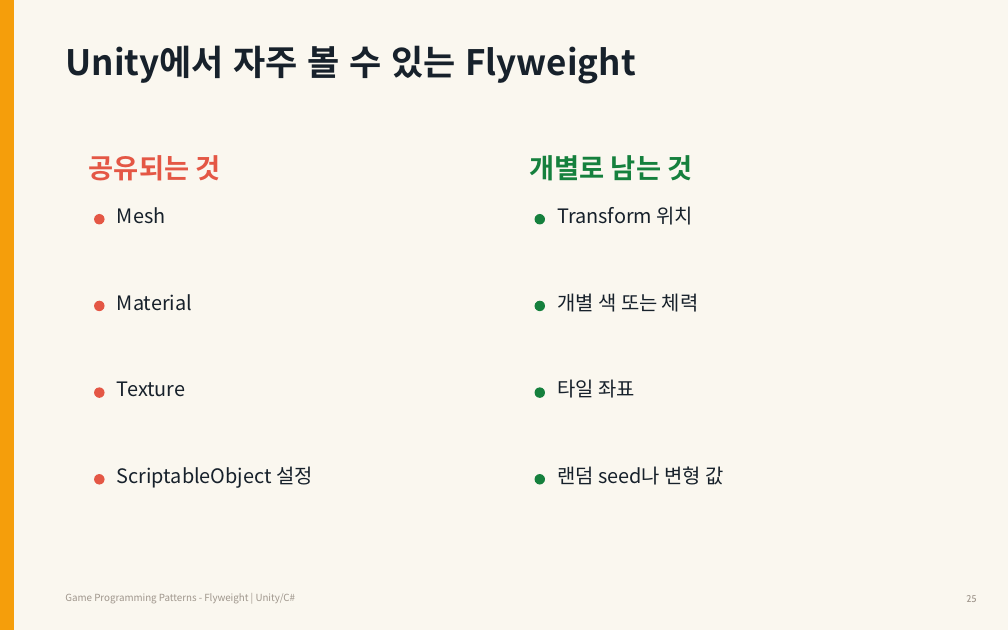
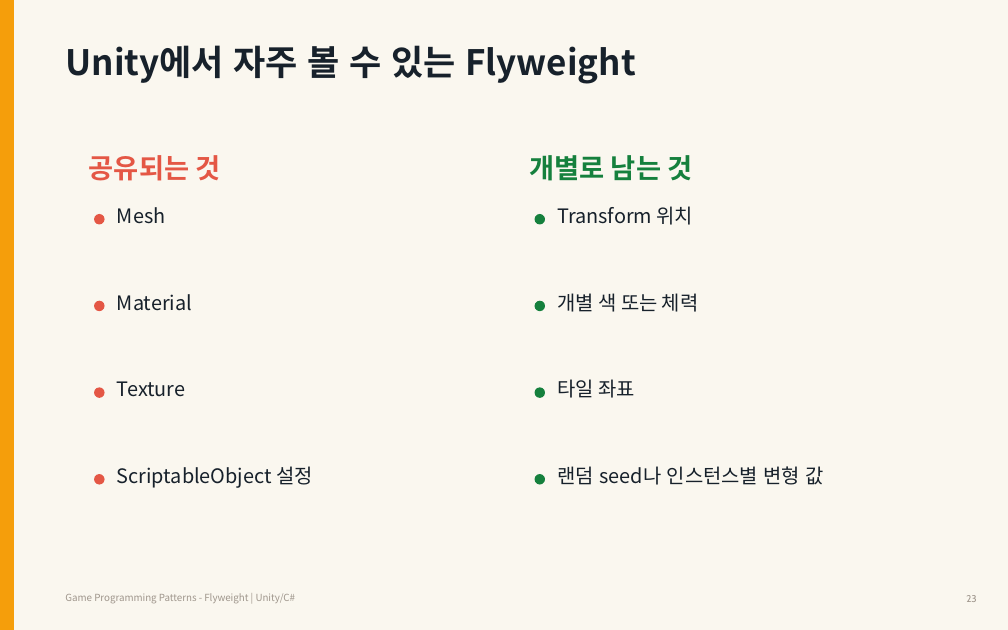
Before and after one commit to Meerkat-GMD/unity-programming-pattern, a slide deck: slide 23 of 03차시_Flyweight/강의자료/유니티 프로그래밍 패턴 3차시 - Flyweight.pptx (slide 25 before the commit). Drawn at 1008x630 pixels with LibreOffice and Linux fonts; fonts in the diff are those of the drawing. Boxes give left, top, right and bottom in pixels: in the first picture for what was removed or moved away, otherwise in the second. Text is boxed around its words. In the diff, an @@ line names an element or a change of style, - is before the commit and + after.

```diff
--- a/03차시_Flyweight/강의자료/유니티 프로그래밍 패턴 3차시 - Flyweight.pptx
+++ b/03차시_Flyweight/강의자료/유니티 프로그래밍 패턴 3차시 - Flyweight.pptx
@@ text at [557, 466, 824, 485]: text changed @@
-랜덤 seed나 변형 값
+랜덤 seed나 인스턴스별 변형 값
```
Also in this commit, not shown: 32 other slides changed, 2 slides removed.
